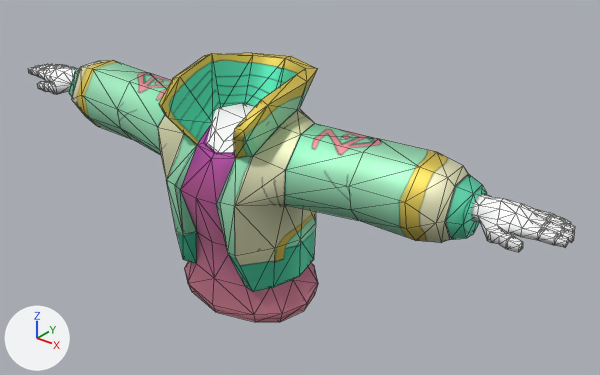
Renders of the glTF model assets/pm_dreamverse_eminence/upper_body/pm_dreamverse_eminence_jacket/F_uBody_Jacket_DreamverseEminenceCollection_PM.glb from each side of a commit.
Camera for both pictures: a 50 mm camera at (1.412, -1.535, 2.312) aimed at (0.116, 0.085, 1.307). Arrows for +X, +Y and +Z are at lower left; the lights stay in place. Mesh edges are drawn as thin lines. Where no turn or scale is listed for an object, it has been applied to the vertices. Vertices at the same position are counted once.

Before the edit, the objects in view are built like this:
```python
me_mesh_002 = bpy.data.meshes.new('Mesh.002')
me_mesh_002.from_pydata(...)  # 519 vertices, 1000 faces; spans x -0.92..0.92, y -0.2..0.19, z 0.97..1.65
# faces by material slot: [580, 420]
me_mesh_002.materials.append(mat_avatarskin_mat_003)  # white #ffffff
me_mesh_002.materials.append(mat_avatarwearable_mat)  # picture img_avatarwereable_mat_base_color
ob_upper_body_moebiusset_f_01 = bpy.data.objects.new('Upper_Body_MoebiusSet_F_01', me_mesh_002)
ob_upper_body_moebiusset_f_01.location = (0.0, 0.0, 0.0)
```
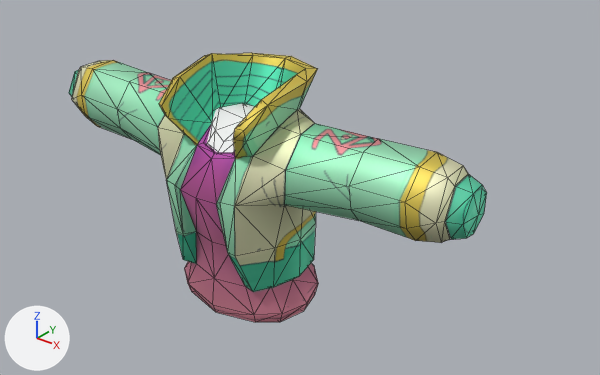
Boxes [x1, y1, x2, y2] around the edits, measured in the pictures (600 x 375 px):
'Upper_Body_MoebiusSet_F_01', reshaped (24% narrower): before [28, 53, 575, 322]; after [69, 53, 487, 322]
part 1 of me_mesh_002, deleted: before [471, 194, 575, 252]
part 2 of me_mesh_002, deleted: before [28, 64, 79, 94]

Patch to the scene script:
```diff
--- a/assets/pm_dreamverse_eminence/upper_body/pm_dreamverse_eminence_jacket/F_uBody_Jacket_DreamverseEminenceCollection_PM.glb.py
+++ b/assets/pm_dreamverse_eminence/upper_body/pm_dreamverse_eminence_jacket/F_uBody_Jacket_DreamverseEminenceCollection_PM.glb.py
@@ img_avatar_maleskinbase @@
+img_avatar_maleskinbase = load_image('Avatar_MaleSkinBase', '_unpacked/Avatar_MaleSkinBase', 512, 512, 'sRGB')
@@ mat_avatarskin_mat @@
+mat_avatarskin_mat = principled_material('AvatarSkin_MAT')
+mat_avatarskin_mat.texture = img_avatar_maleskinbase
+mat_avatarskin_mat.roughness = 1.0
@@ me_mesh_002 @@
 me_mesh_002.from_pydata(...)  # 519 vertices, 1000 faces; spans x -0.92..0.92, y -0.2..0.19, z 0.97..1.65
 # used by ob_upper_body_moebiusset_f_01; location = (0.0, 0.0, 0.0)
-me_mesh_002.materials.append(mat_avatarskin_mat_003)  # white #ffffff
+# me_mesh_002 part 1: the loose piece of 143 vertices spanning x 0.66..0.92, y -0.08..0.05, z 1.43..1.5 is deleted
+# me_mesh_002 part 2: the loose piece of 143 vertices spanning x -0.92..-0.66, y -0.08..0.05, z 1.43..1.5 is deleted
 me_mesh_002.materials.append(mat_avatarwearable_mat)
+me_mesh_002.materials.append(mat_avatarskin_mat)  # picture img_avatar_maleskinbase
```
